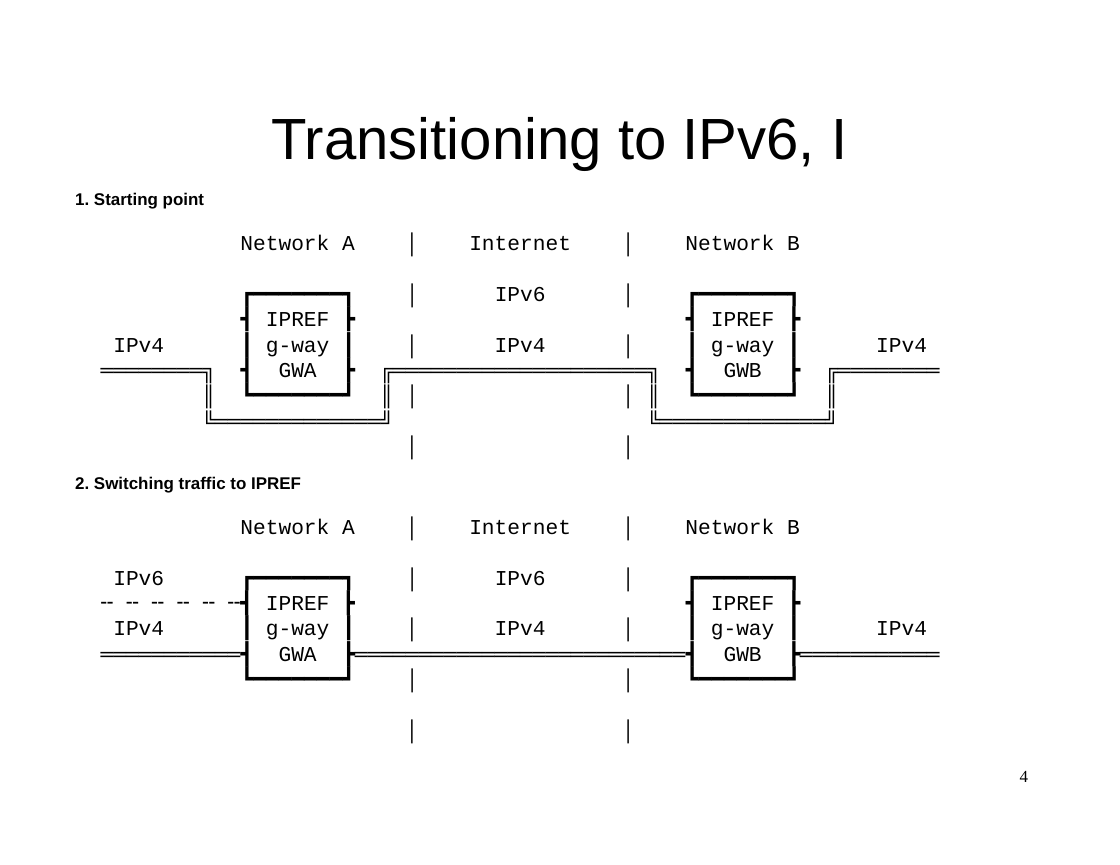
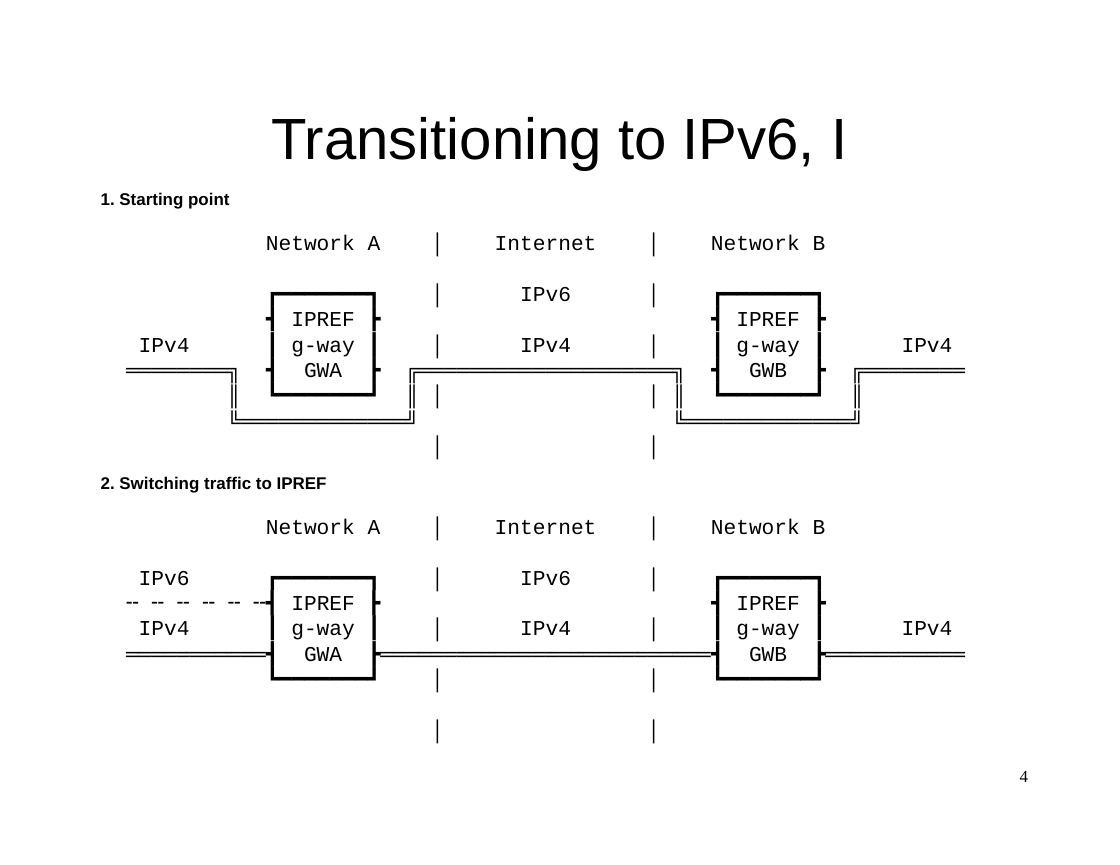
Before and after one commit to ipref/ietf, a slide deck: slide 4 of ipref.slides.ietf-118.prague.2023.odp. Drawn at 1120x865 pixels with LibreOffice and Linux fonts; fonts in the diff are those of the drawing. Boxes give left, top, right and bottom in pixels: in the first picture for what was removed or moved away, otherwise in the second. Text is boxed around its words. In the diff, an @@ line names an element or a change of style, - is before the commit and + after.

```diff
--- a/ipref.slides.ietf-118.prague.2023.odp
+++ b/ipref.slides.ietf-118.prague.2023.odp
@@ text "1. Starting point": place and size @@
-text "1. Starting point" at bbox=[75, 192, 927, 378]
+text "1. Starting point" at bbox=[101, 192, 953, 378]
@@ text "2. Switching traffic to IPREF": place and size @@
-text "2. Switching traffic to IPREF" at bbox=[75, 476, 927, 662]
+text "2. Switching traffic to IPREF" at bbox=[101, 476, 953, 662]
```
Also in this commit, not shown: 1 other slide changed, 2 slides added, 1 other file.
